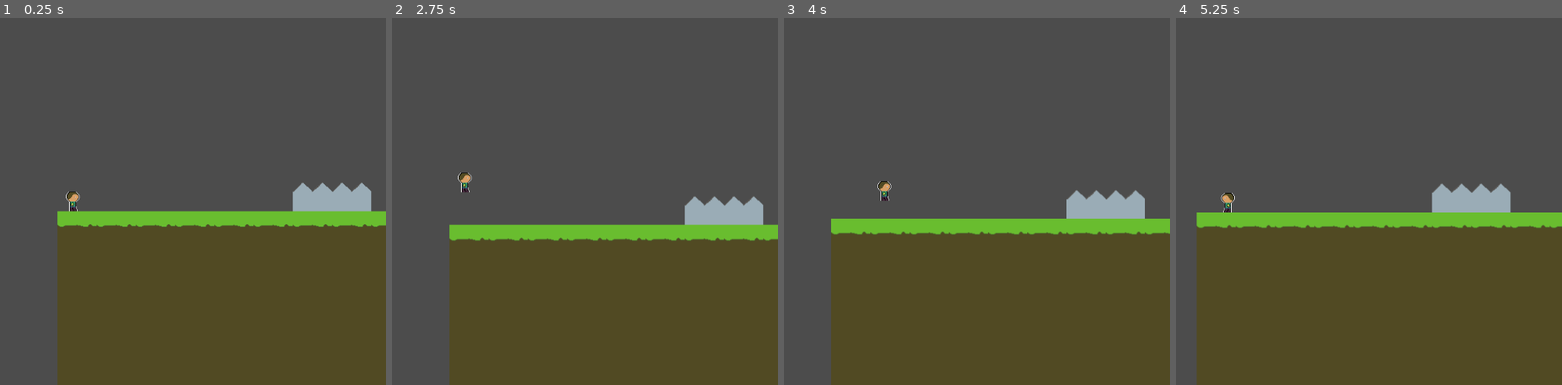
Above: before the commit, frames 1-4 (left to right).
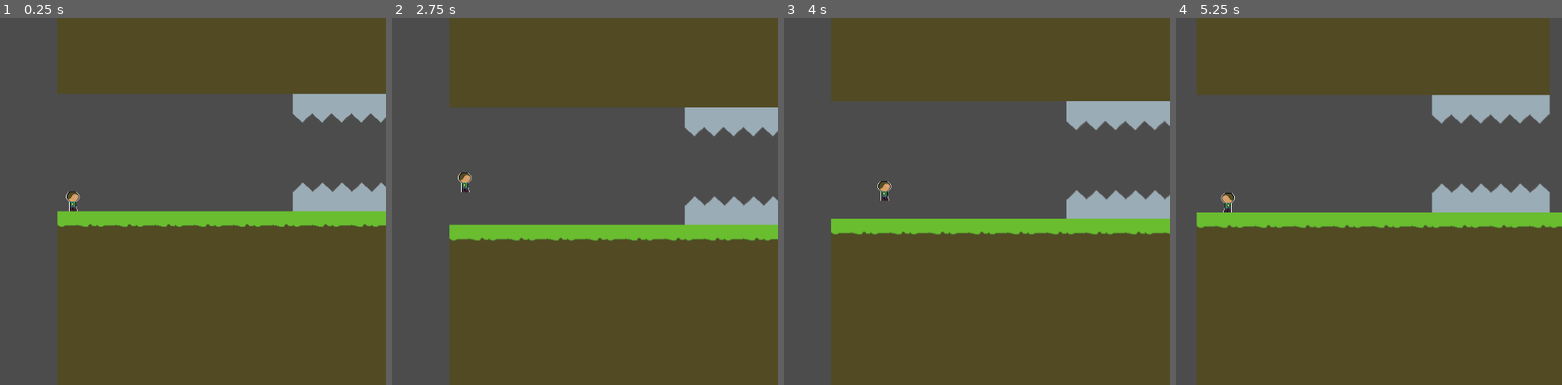
Above: after the commit, the same moments.

Repository: CodeScratcher/enformer
Game: Godot game, scene res://Levels/ScreenTwo.tscn
Two runs of this game, one before a commit and one after it. Both use one fixed random seed, a clock stepped at 60 frames per second and the inputs below. This scene is started directly instead of the project's main scene.
Inputs:
- Up to frame 1 (0.25 s): no input
- Up to frame 2 (2.75 s): tap Enter at 0.5 s; hold Left (l) 0.53-1.28 s; tap Right (r) at 0.8, 1.35, 2.3 s; tap Left (l) at 1.55 s; hold Z (j) from 2.03 s (still down)
- Up to frame 3 (4 s): release Z (j) at 2.78 s; tap Left (l) at 2.85 s; hold X (lj) from 3.53 s (still down); tap Right (r) at 3.8 s
- Up to frame 4 (5.25 s): release X (lj) at 4.28 s; tap Right (r) at 4.35 s; tap Left (l) at 4.55 s; hold Left (l) from 5.03 s (still down)

The runs differ from the first frame. In frame 1, 19% of the frame differs, in the area x 14-100%, y 0-53%; in frame 2, 23%, in the area x 14-100%, y 0-57%; in frame 3, 22%; in frame 4, 22%.

Commit message:
Added crates

Diff:
--- /dev/null
+++ b/Crate.gd
@@ -0,0 +1,12 @@
+extends RigidBody2D
+
+export (int, 0, 200) var push = 100
+
+func _physics_process(delta):
+
+	# after calling move_and_slide()
+
+	for index in get_slide_count():
+		var collision = get_slide_collision(index)
+		if collision.collider.is_in_group("bodies"):
+			collision.collider.apply_central_impulse(-collision.normal * push)
--- /dev/null
+++ b/Crate.tscn
@@ -0,0 +1,22 @@
+[gd_scene load_steps=4 format=2]
+
+[ext_resource path="res://Sprites/crate.png" type="Texture" id=1]
+
+[sub_resource type="PhysicsMaterial" id=1]
+
+[sub_resource type="RectangleShape2D" id=2]
+extents = Vector2( 32, 32 )
+
+[node name="RigidBody2D" type="RigidBody2D" groups=[
+"bodies",
+]]
+position = Vector2( 120, 104 )
+mass = 3.0
+physics_material_override = SubResource( 1 )
+gravity_scale = 10.0
+
+[node name="Sprite" type="Sprite" parent="."]
+texture = ExtResource( 1 )
+
+[node name="CollisionShape2D" type="CollisionShape2D" parent="."]
+shape = SubResource( 2 )
--- /dev/null
+++ b/Levels/Screen3.tscn
@@ -0,0 +1,35 @@
+[gd_scene load_steps=5 format=2]
+
+[ext_resource path="res://Music/MainThemeWave.wav" type="AudioStream" id=1]
+[ext_resource path="res://Resources/grass.tres" type="TileSet" id=2]
+[ext_resource path="res://Player.tscn" type="PackedScene" id=3]
+[ext_resource path="res://Crate.tscn" type="PackedScene" id=4]
+
+[node name="MovementMap" type="Node2D"]
+__meta__ = {
+"_edit_vertical_guides_": [ -24.0 ]
+}
+
+[node name="AudioStreamPlayer2D" type="AudioStreamPlayer2D" parent="."]
+stream = ExtResource( 1 )
+autoplay = true
+
+[node name="TileMap" type="TileMap" parent="."]
+tile_set = ExtResource( 2 )
+format = 1
+tile_data = PoolIntArray( 327680, 0, 0, 327681, 536870912, 0, 327682, 536870912, 0, 327683, 536870912, 0, 327684, 536870912, 0, 327685, 536870912, 0, 327686, 536870912, 0, 327687, 536870912, 0, 327688, 536870912, 0, 327689, 536870912, 0, 327690, 0, 0, 327691, 0, 0, 327692, 0, 0, 327693, 0, 0, 327694, 0, 0, 327695, 0, 0, 393216, 1, 0, 393217, 1, 0, 393218, 1, 0, 393219, 1, 0, 393220, 1, 0, 393221, 1, 0, 393222, 1, 0, 393223, 1, 0, 393224, 1, 0, 393225, 1, 0, 393226, 1, 0, 393227, 1, 0, 393228, 1, 0, 393229, 1, 0, 393230, 1, 0, 393231, 1, 0, 458752, 1, 0, 458753, 1, 0, 458754, 1, 0, 458755, 1, 0, 458756, 1, 0, 458757, 1, 0, 458758, 1, 0, 458759, 1, 0, 458760, 1, 0, 458761, 1, 0, 458762, 1, 0, 458763, 1, 0, 458764, 1, 0, 458765, 1, 0, 458766, 1, 0, 458767, 1, 0, 524288, 1, 0, 524289, 1, 0, 524290, 1, 0, 524291, 1, 0, 524292, 1, 0, 524293, 1, 0, 524294, 1, 0, 524295, 1, 0, 524296, 1, 0, 524297, 1, 0, 524298, 1, 0, 524299, 1, 0, 524300, 1, 0, 524301, 1, 0, 524302, 1, 0, 524303, 1, 0 )
+
+[node name="Player" parent="." instance=ExtResource( 3 )]
+position = Vector2( 32, 288 )
+
+[node name="RigidBody2D" parent="." instance=ExtResource( 4 )]
+position = Vector2( 736, 288 )
+
+[node name="RigidBody2D2" parent="." instance=ExtResource( 4 )]
+position = Vector2( 736, 224 )
+
+[node name="RigidBody2D3" parent="." instance=ExtResource( 4 )]
+position = Vector2( 800, 288 )
+
+[node name="RigidBody2D4" parent="." instance=ExtResource( 4 )]
+position = Vector2( 672, 288 )
--- a/Levels/ScreenTwo.tscn
+++ b/Levels/ScreenTwo.tscn
@@ -1,9 +1,10 @@
-[gd_scene load_steps=5 format=2]
+[gd_scene load_steps=6 format=2]
 
 [ext_resource path="res://Resources/grass.tres" type="TileSet" id=1]
 [ext_resource path="res://Music/MainThemeWave.wav" type="AudioStream" id=2]
 [ext_resource path="res://Player.tscn" type="PackedScene" id=3]
 [ext_resource path="res://Spike.tscn" type="PackedScene" id=4]
+[ext_resource path="res://EndTrigger.tscn" type="PackedScene" id=5]
 
 [node name="ScreenOne" type="Node2D"]
 
@@ -13,7 +14,7 @@
 [node name="TileMap" type="TileMap" parent="."]
 tile_set = ExtResource( 1 )
 format = 1
-tile_data = PoolIntArray( 196620, 0, 0, 196621, 0, 0, 196622, 0, 0 …(1528 unchanged characters)…
+tile_data = PoolIntArray( -262144, 0, 0, -262143, 0, 0, -262142, 0, 0, -262141, 0, 0, -262140, 0, 0, -262139, 0, 0, -262138, 0, 0, -262137, 0, 0, -262136, 0, 0, -196608, 1, 0, -196607, 1, 0, -196606, 1, 0, -196605, 1, 0, -196604, 1, 0, -196603, 1, 0, -196602, 1, 0, -196601, 1, 0, -196600, 1, 0, -131072, 1, 0, -131071, 1, 0, -131070, 1, 0, -131069, 1, 0, -131068, 1, 0, -131067, 1, 0, -131066, 1, 0, -131065, 1, 0, -131064, 1, 0, -65536, 1, 0, -65535, 1, 0, -65534, 1, 0, -65533, 1, 0, -65532, 1, 0, -65531, 1, 0, -65530, 1, 0, -65529, 1, 0, -65528, 1, 0, 0, 1, 0, 1, 1, 0, 2, 1, 0, 3, 1, 0, 4, 1, 0, 5, 1, 0, 6, 1, 0, 7, 1, 0, 8, 1, 0, 196620, 0, 0, 196621, 0, 0, 196622, 0, 0 …(1528 unchanged characters)…
 
 [node name="Player" parent="." instance=ExtResource( 3 )]
 position = Vector2( 24, 240 )
@@ -24,5 +25,24 @@
 [node name="Spike3" parent="." instance=ExtResource( 4 )]
 position = Vector2( 480, 224 )
 
+[node name="Spike7" parent="." instance=ExtResource( 4 )]
+position = Vector2( 544, 224 )
+
+[node name="Spike4" parent="." instance=ExtResource( 4 )]
+position = Vector2( 416, 96 )
+rotation = -3.14159
+
+[node name="Spike5" parent="." instance=ExtResource( 4 )]
+position = Vector2( 480, 96 )
+rotation = -3.14159
+
+[node name="Spike6" parent="." instance=ExtResource( 4 )]
+position = Vector2( 544, 96 )
+rotation = -3.14159
+
 [node name="Spike2" parent="." instance=ExtResource( 4 )]
 position = Vector2( 864, 160 )
+
+[node name="EndTrigger" parent="." instance=ExtResource( 5 )]
+position = Vector2( 1632, 224 )
+path = "res://Levels/Screen3.tscn"
--- a/Player.gd
+++ b/Player.gd
@@ -7,6 +7,7 @@
 var is_ljing = false
 var queue_timer = 0
 var timer = 0
+export (int, 0, 200) var push = 100
 # Declare member variables here. Examples:
 # var a = 2
 # var b = "text"
@@ -60,4 +61,13 @@
 				momentum.y -= 85
 				momentum.x = 500 if momentum.x > 0 else -500
 				is_ljing = true
-	move_and_slide(momentum, Vector2.UP)
+	move_and_slide(momentum, Vector2.UP, false, 4, PI/4, false)
+
+
+
+	# after calling move_and_slide()
+
+	for index in get_slide_count():
+		var collision = get_slide_collision(index)
+		if collision.collider.is_in_group("bodies"):
+			collision.collider.apply_central_impulse(-collision.normal * 100 * momentum.length() * 0.01)
--- a/Spike.tscn
+++ b/Spike.tscn
@@ -6,6 +6,9 @@
 [sub_resource type="CapsuleShape2D" id=1]
 radius = 32.0
 height = 0.0
+
+[sub_resource type="RectangleShape2D" id=2]
+extents = Vector2( 24, 16 )
 
 [node name="Spike" type="Node2D"]
 
@@ -16,5 +19,12 @@
 texture = ExtResource( 2 )
 
 [node name="CollisionShape2D" type="CollisionShape2D" parent="Area2D"]
+visible = false
 shape = SubResource( 1 )
+
+[node name="StaticBody2D" type="StaticBody2D" parent="."]
+
+[node name="CollisionShape2D2" type="CollisionShape2D" parent="StaticBody2D"]
+position = Vector2( 0, 16 )
+shape = SubResource( 2 )
 [connection signal="body_entered" from="Area2D" to="Area2D" method="_on_Area2D_body_entered"]
Not shown: 1 places in Spike.tscn that only renumber resources
Binary file added: Sprites/crate.png
Not shown, added: Sprites/crate.png.import
